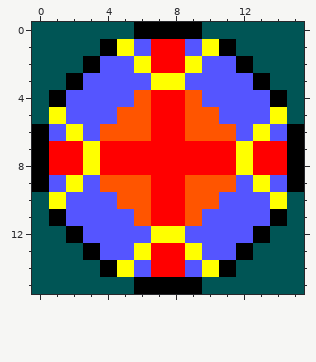
Pixel-art sprite, stored at assets/img/design/tile_pad_1.png. Above is the file before it was changed.
The file is 16x16 pixels.
And afterwards:
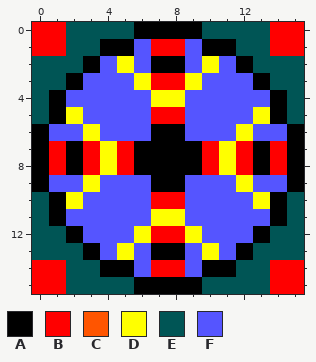
Palette (. is transparent): A #000000  B #ff0000  C #ff5500  D #ffff00  E #005555  F #5555ff
Message: improve landing pad animation
Diff:
y 0: x 0..1 EE -> BB; x 14..15 EE -> BB
y 1: x 0..1 EE -> BB; x 5 D -> A; x 10 D -> A; x 14..15 EE -> BB
y 2: x 5..10 FDBBDF -> DFAAFD
y 3: x 6..9 FDDF -> DBBD
y 4: x 6..9 CBBC -> FDDF
y 5: x 1..2 DF -> AD; x 5..6 CC -> FF; x 9..10 CC -> FF; x 13..14 FD -> DA
y 6: x 2..13 DFCCCBBCCCFD -> FDFFFAAFFFDF
y 7..8: x 2..4 BDB -> ABD; x 6..9 BBBB -> AAAA; x 11..13 BDB -> DBA
y 9: x 2..13 DFCCCBBCCCFD -> FDFFFAAFFFDF
y 10: x 1..2 DF -> AD; x 5..6 CC -> FF; x 9..10 CC -> FF; x 13..14 FD -> DA
y 11: x 6..9 CBBC -> FDDF
y 12: x 6..9 FDDF -> DBBD
y 13: x 5..10 FDBBDF -> DFAAFD
y 14: x 0..1 EE -> BB; x 5 D -> A; x 10 D -> A; x 14..15 EE -> BB
y 15: x 0..1 EE -> BB; x 14..15 EE -> BB
Changed places in both pictures, as pixel boxes (x1, y1, x2, y2):
changed: (32, 22, 304, 294)
